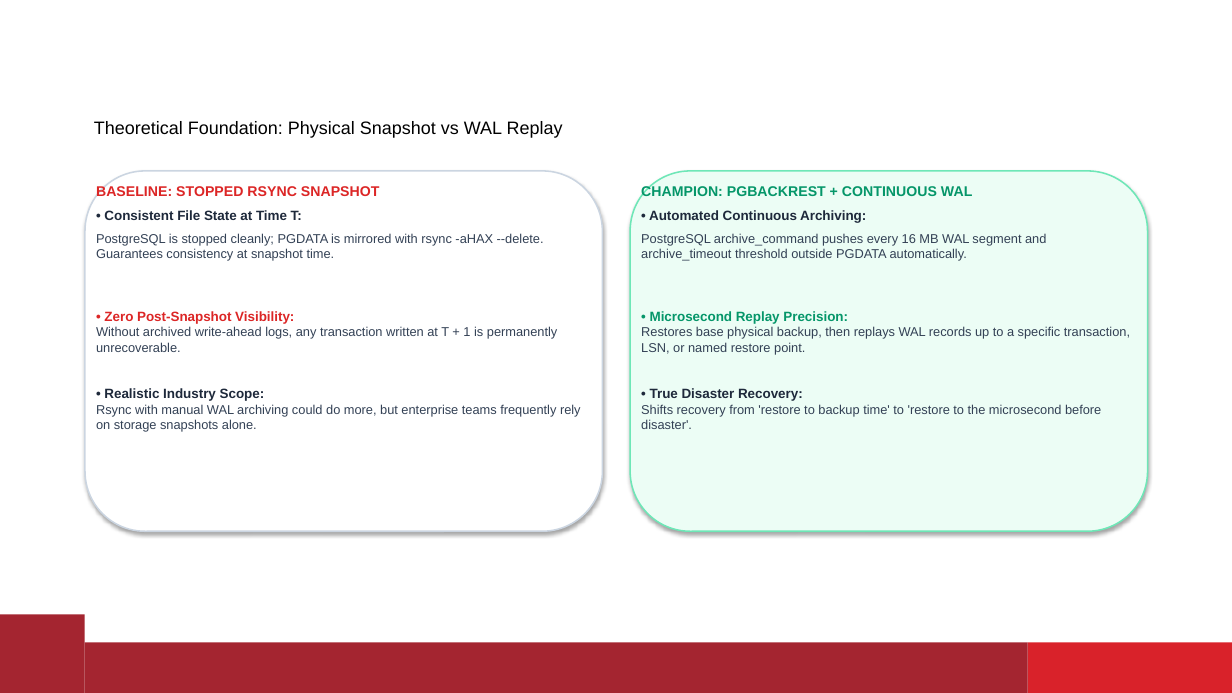
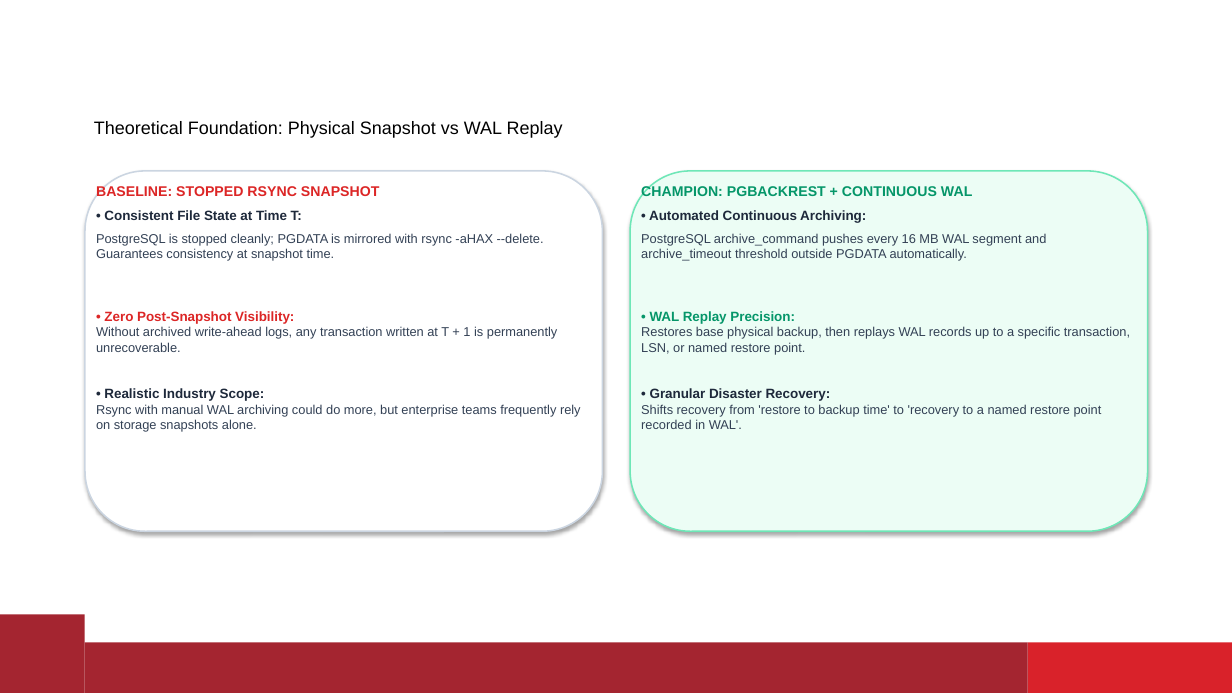
Before and after one commit to Aaryan-Sharma-5/devops_ia, a slide deck: slide 5 of docs/pgbackrest_ia_presentation.pptx. Drawn at 1232x693 pixels with LibreOffice and Linux fonts; fonts in the diff are those of the drawing; background and template pictures are left out. Boxes give left, top, right and bottom in pixels: in the first picture for what was removed or moved away, otherwise in the second. Text is boxed around its words. In the diff, an @@ line names an element or a change of style, - is before the commit and + after.

Commit message:
fix: address critical pre-submission review corrections for RPO claims, storage separation, and recovery guard assertions

```diff
--- a/docs/pgbackrest_ia_presentation.pptx
+++ b/docs/pgbackrest_ia_presentation.pptx
@@ text at [641, 311, 1130, 429]: text changed @@
-• Microsecond Replay Precision:
-Restores base physical backup, then replays WAL records up to a specific transaction, LSN, or named restore point.
-• True Disaster Recovery:
-Shifts recovery from 'restore to backup time' to 'restore to the microsecond before disaster'.
+• WAL Replay Precision:
+Restores base physical backup, then replays WAL records up to a specific transaction, LSN, or named restore point.
+• Granular Disaster Recovery:
+Shifts recovery from 'restore to backup time' to 'recovery to a named restore point recorded in WAL'.
```
Also in this commit, not shown: 8 other slides changed, 16 other files.
